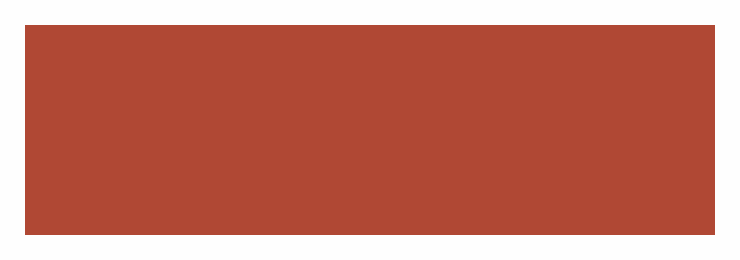
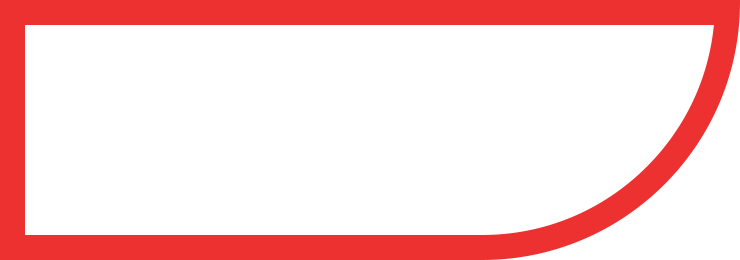
Revision of a layered 740x260 image; what changed, layer by layer:
added layer "長方形 8 のコピー" above "長方形 8" over [0, 0, 740, 260]
hid "長方形 10" over [0, 0, 740, 260]
